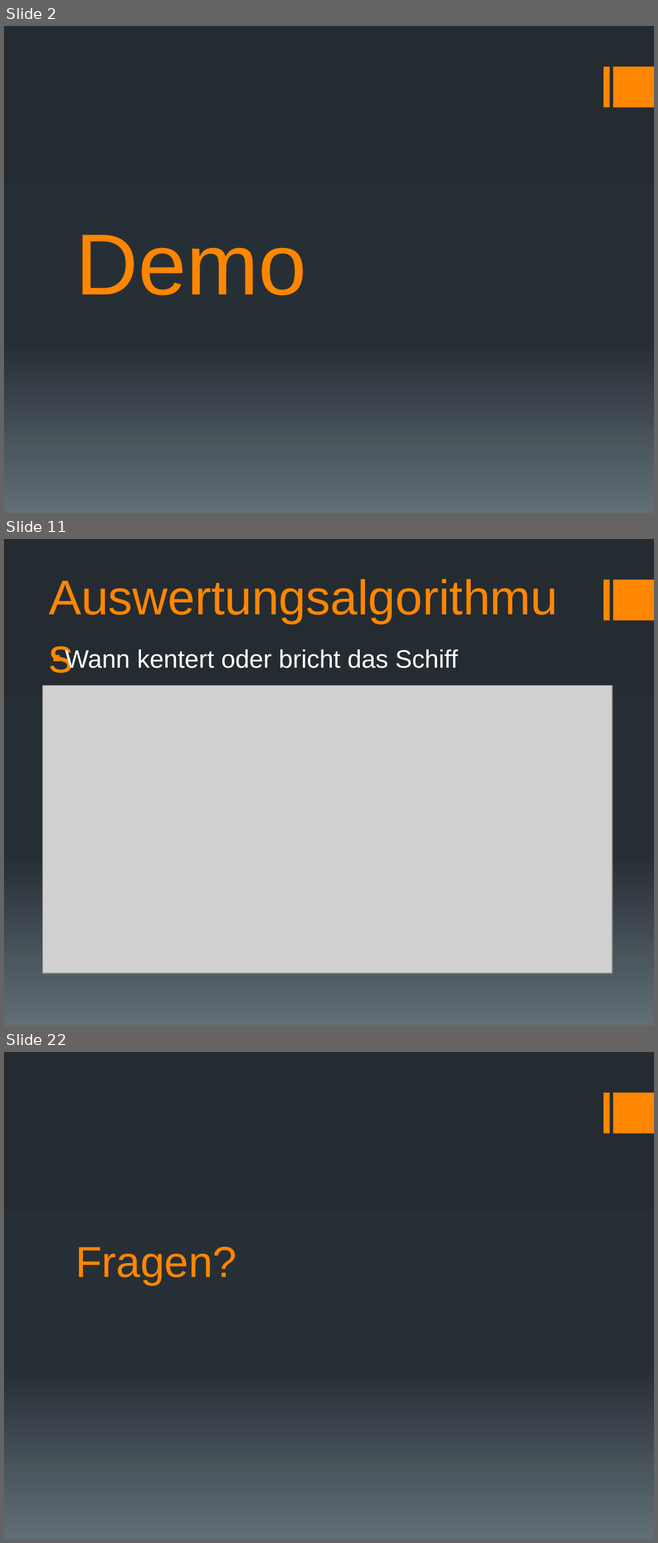
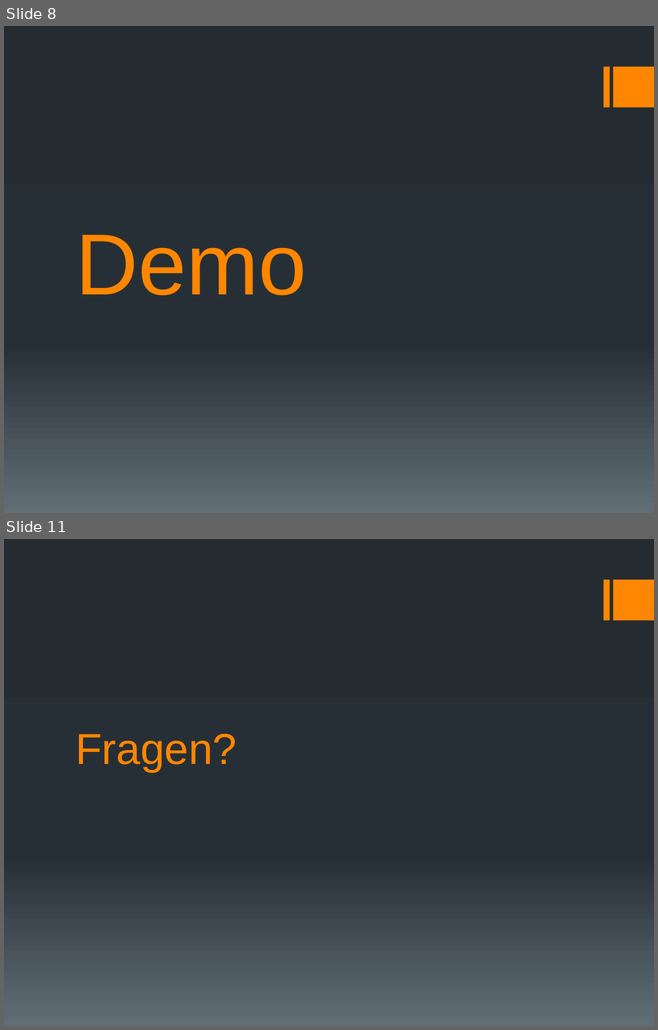
Before and after one commit to docker-apps/Docker, a slide deck: Documents/Schlusspräsentation/Schlussbericht_Präsentation_v1.pptx. Shown one above the other, each under a label of ours: slides 2, 11 and 22 before the commit, slides 8 and 11 after it; the slides between them are not shown. The pictures are 658x1543 and 658x1030 pixels, drawn with LibreOffice and Linux fonts; fonts in the diff are those of the drawing; grey boxes stand for pictures. Boxes give left, top, right and bottom in pixels: in the first picture for what was removed or moved away, otherwise in the second. Text is boxed around its words. In the diff, an @@ line names an element or a change of style, - is before the commit and + after.

```diff
--- a/Documents/Schlusspräsentation/Schlussbericht_Präsentation_v1.pptx
+++ b/Documents/Schlusspräsentation/Schlussbericht_Präsentation_v1.pptx
@@ slide 11 removed at <box>4,539,654,1026</box>, background gradient #242C33 to #273037 to #636D76; not listed: 2 template elements that a slide beside it also shows @@
@@ title removed at <box>42,562,589,629</box> @@
-Auswertungsalgorithmus
@@ text removed at <box>65,647,458,672</box> @@
-▪ Wann kentert oder bricht das Schiff
@@ picture removed at <box>42,685,612,973</box> @@
@@ what was slide 2 is now slide 8 @@
@@ what was slide 22 is now slide 11 @@
```
Also in this commit, not shown: 8 slides added, 18 other slides removed, 2 other files.
